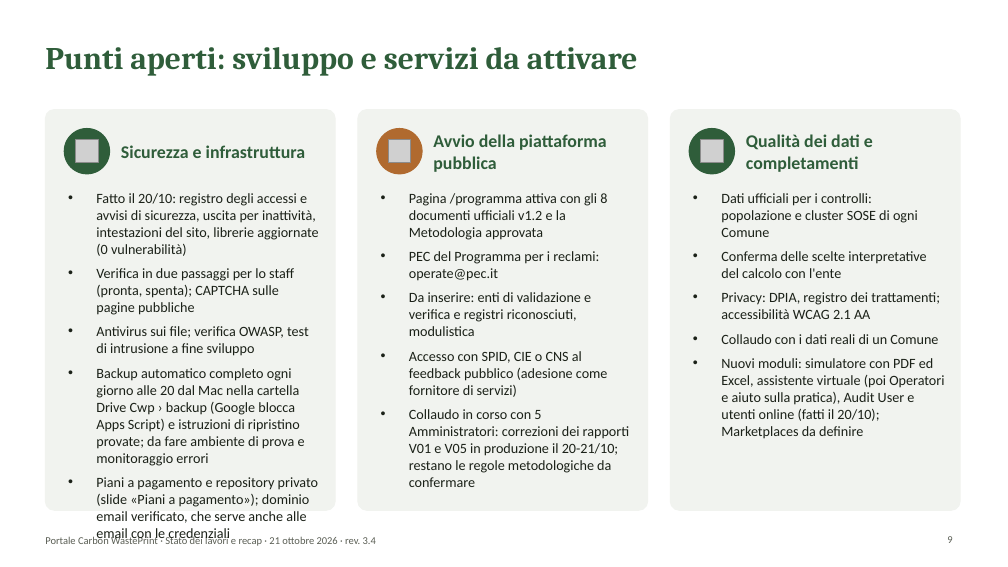
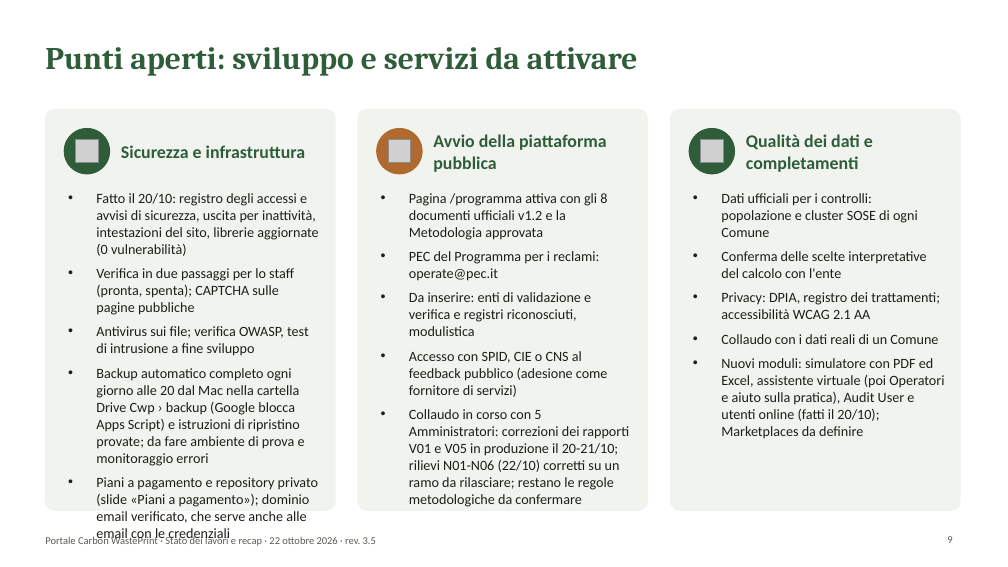
Before and after one commit to lucamorettioperate/portale-cwp, a slide deck: slide 9 of public/documentazione/Presentazione_Portale_CWP.pptx. Drawn at 1008x567 pixels with LibreOffice and Linux fonts; fonts in the diff are those of the drawing; grey boxes stand for pictures; background and template pictures are left out. Boxes give left, top, right and bottom in pixels: in the first picture for what was removed or moved away, otherwise in the second. Text is boxed around its words. In the diff, an @@ line names an element or a change of style, - is before the commit and + after.

```diff
--- a/public/documentazione/Presentazione_Portale_CWP.pptx
+++ b/public/documentazione/Presentazione_Portale_CWP.pptx
@@ text at [409,409,629,507]: text changed @@
-• Collaudo in corso con 5 Amministratori: correzioni dei rapporti V01 e V05 in produzione il 20-21/10; restano le regole metodologiche da confermare
+• Collaudo in corso con 5 Amministratori: correzioni dei rapporti V01 e V05 in produzione il 20-21/10; rilievi N01-N06 (22/10) corretti su un ramo da rilasciare; restano le regole metodologiche da confermare
@@ text at [45,536,376,546]: text changed @@
-Portale Carbon WastePrint · Stato dei lavori e recap · 21 ottobre 2026 · rev. 3.4
+Portale Carbon WastePrint · Stato dei lavori e recap · 22 ottobre 2026 · rev. 3.5
```
Also in this commit, not shown: 13 other slides changed, 26 other files.
